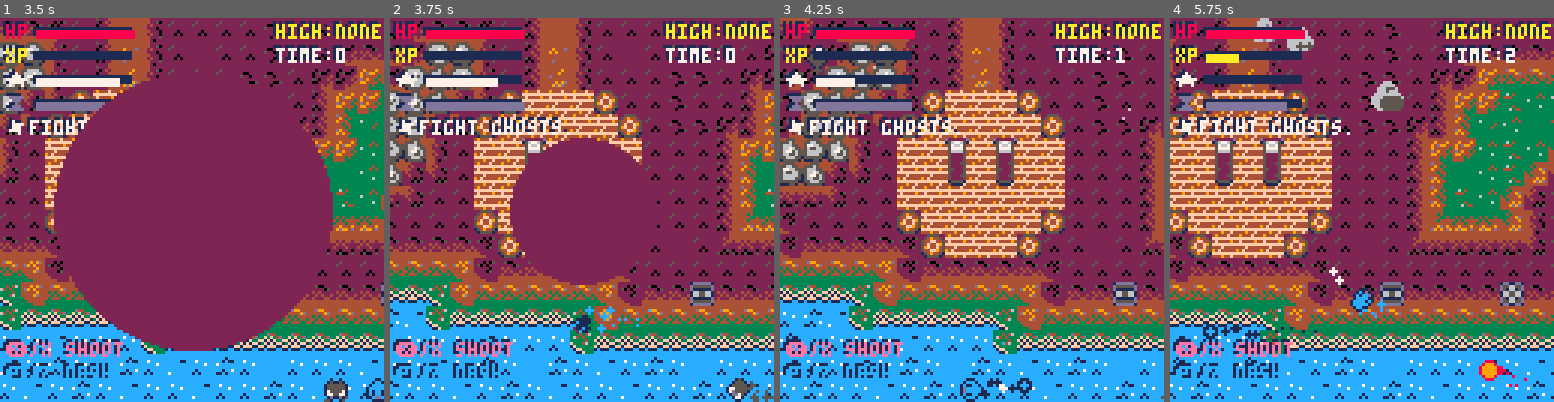
Above: before the commit, frames 1-4 (left to right).
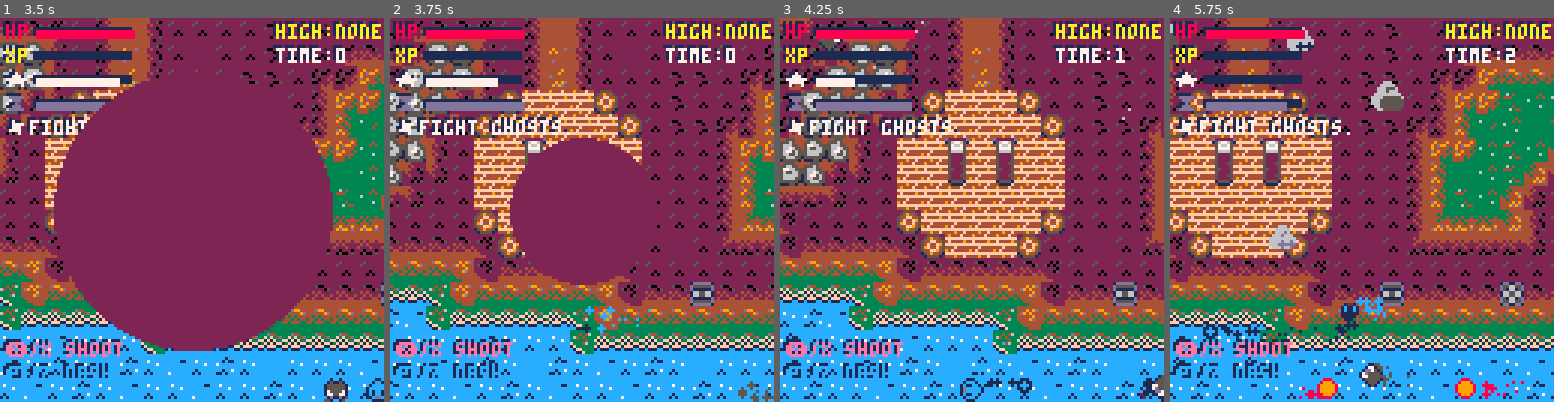
Above: after the commit, the same moments.

Repository: nandbolt/Monster-Cycle
Game: PICO-8 cartridge monster-cycle.p8
The game is run twice, just before and just after one commit, with the same random seed, the same clock (stepped at 60 frames per second) and the same inputs.
Inputs:
- Up to frame 1 (3.5 s): tap X (X key) at 0.33, 1.07, 1.85, 2.97 s; tap O (Z key) at 0.7, 1.7, 2.1, 2.5, 2.9, 3.3 s; hold Right 1.6-2.1 s; hold Up 2.15-2.42 s; hold Right 2.47-3.03 s; hold Left from 3.08 s (still down)
- Up to frame 2 (3.75 s): release Left at 3.58 s; hold Down from 3.63 s (still down); tap O (Z key) at 3.7 s
- Up to frame 3 (4.25 s): release Down at 3.97 s; hold Right from 4.02 s (still down); tap X (X key) at 4.08 s; tap O (Z key) at 4.1 s
- Up to frame 4 (5.75 s): tap O (Z key) every 0.4 s from 4.5 to 5.7 s; release Right at 4.68 s; hold Up 4.73-5.03 s; hold Left 5.08-5.68 s; tap X (X key) at 5.2 s; hold Down from 5.73 s (still down)

Frame 1 is identical in both runs. In frame 2, 0.4% of the frame differs, in the area x 47-94%, y 77-100%; in frame 3, 0.8%; in frame 4, 3.0%, in the area x 0-93%, y 0-100%.

Commit message:
iframes + 3hp

Diff:
--- a/monster-cycle.p8
+++ b/monster-cycle.p8
@@ -15,6 +15,7 @@
 
 --sfxs--
 sfx_kill=3
+sfx_hurt=3
 sfx_ascend=7
 sfx_ghostdash=9
 sfx_ghostblast=11
@@ -166,6 +167,7 @@
 			make_wraith(spnr.x,spnr.y,true)
 		end
 --		make_human(spnr.x,spnr.y,true)
+		player.iframes=90
 	end
 end
 
@@ -796,9 +798,9 @@
 	a.targs={}
 
 	--health
-	a.maxhp=1
-	a.hp=1
-	a.iframes=0 --invincibility frames
+	a.maxhp=3
+	a.hp=3
+	a.iframes=30 --invincibility frames
 
 	--xp
 	a.maxxp=3
@@ -925,6 +927,12 @@
 	--update view
 	a.inview=point_in_view(a.x,a.y)
 
+	--iframes
+	if a.iframes!=nil and
+		a.iframes>0 then
+		a.iframes-=1
+	end
+
 	return collision
 end
 
@@ -955,6 +963,12 @@
 
 --renders the actor
 function draw_actor(a)
+	--iframes
+	if a.iframes>0 and
+		a.iframes%2==0 then
+		return
+	end
+
 	--update sprites
 	a.animcnt+=a.spd*3
 	if a.animcnt>=30 then
@@ -1703,8 +1717,17 @@
 
 --damage actor
 function dmg_actor(a,oa,dmg)
-	oa.hp-=dmg
-	if (oa.hp<=0) actor_kill(a,oa)
+	if oa.iframes<=0 then
+		oa.hp-=dmg
+		if oa.hp<=0 then
+			actor_kill(a,oa)
+		else
+			oa.iframes=30
+			if oa.inview then
+				sfx(sfx_hurt)
+			end
+		end
+	end
 end
 -->8
 --wraith
